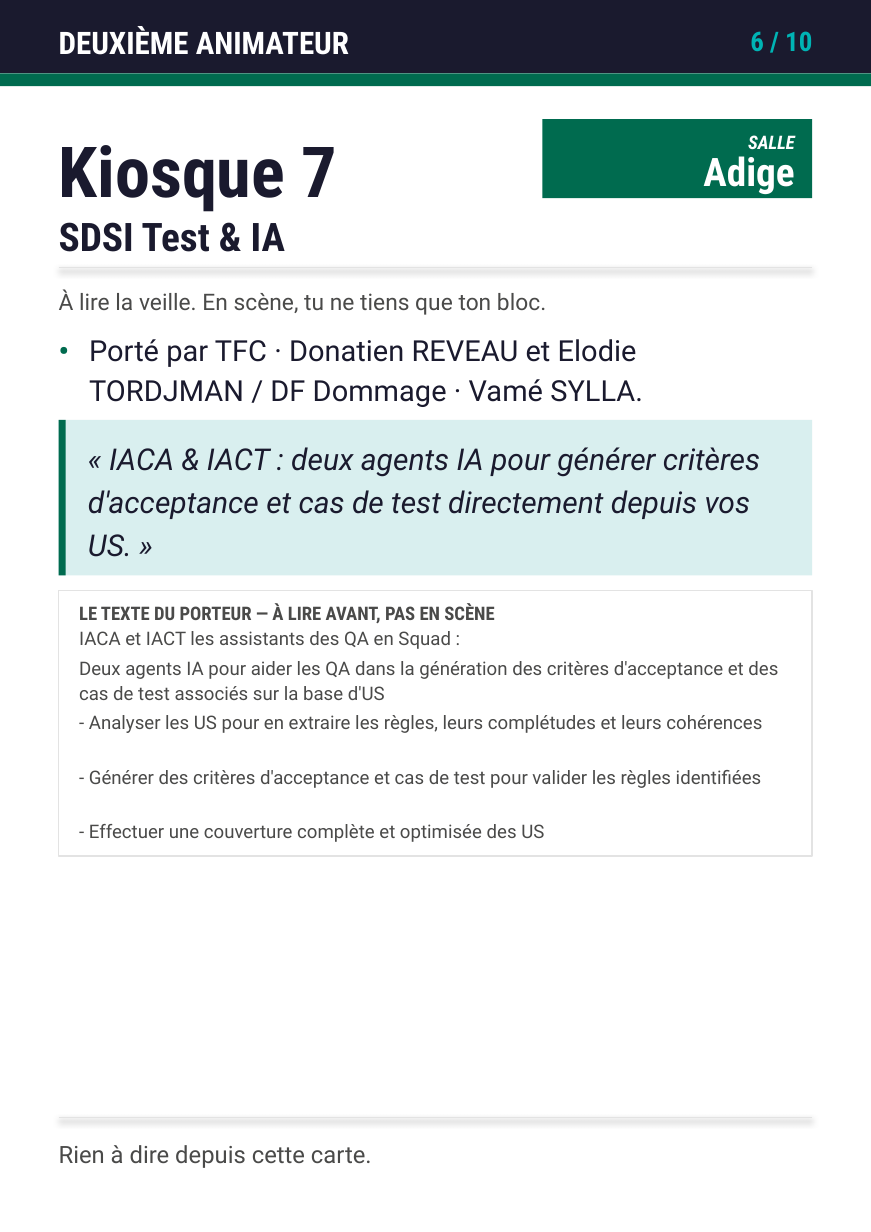
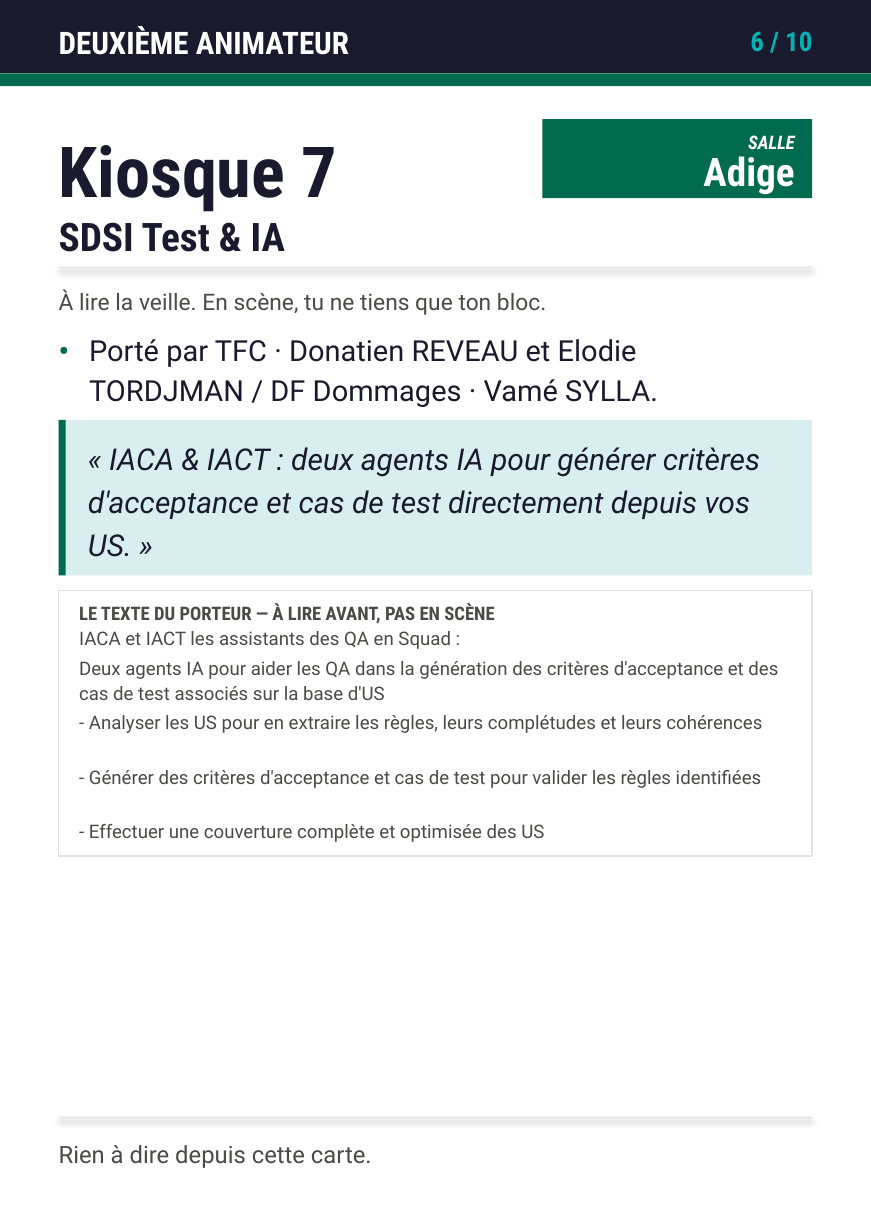
Before and after one commit to caa-jdelaux/info-hub, a slide deck: slide 32 of outils/fiches/fiches-animateurs.pptx. Drawn at 871x1232 pixels with LibreOffice and Linux fonts; fonts in the diff are those of the drawing. Boxes give left, top, right and bottom in pixels: in the first picture for what was removed or moved away, otherwise in the second. Text is boxed around its words. In the diff, an @@ line names an element or a change of style, - is before the commit and + after.

```diff
--- a/outils/fiches/fiches-animateurs.pptx
+++ b/outils/fiches/fiches-animateurs.pptx
@@ text at [89, 339, 658, 407]: text changed @@
-Porté par TFC · Donatien REVEAU et Elodie TORDJMAN / DF Dommage · Vamé SYLLA.
+Porté par TFC · Donatien REVEAU et Elodie TORDJMAN / DF Dommages · Vamé SYLLA.
```
Also in this commit, not shown: 5 other slides changed, 4 other files.
